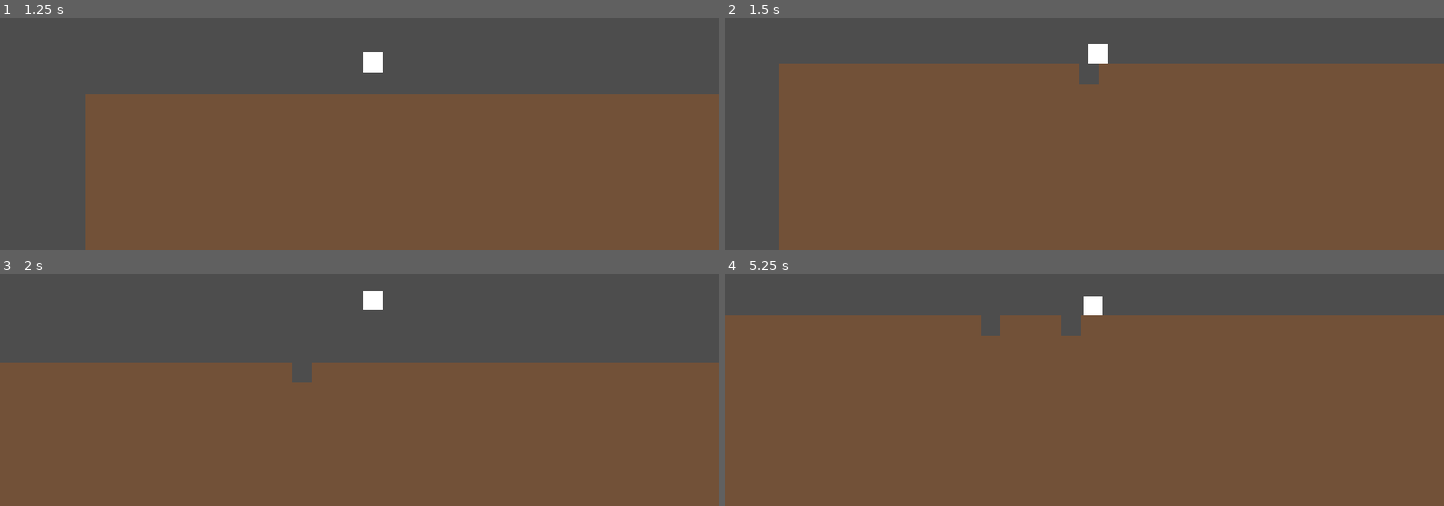
Above: before the commit, frames 1-4 (two rows, left to right).
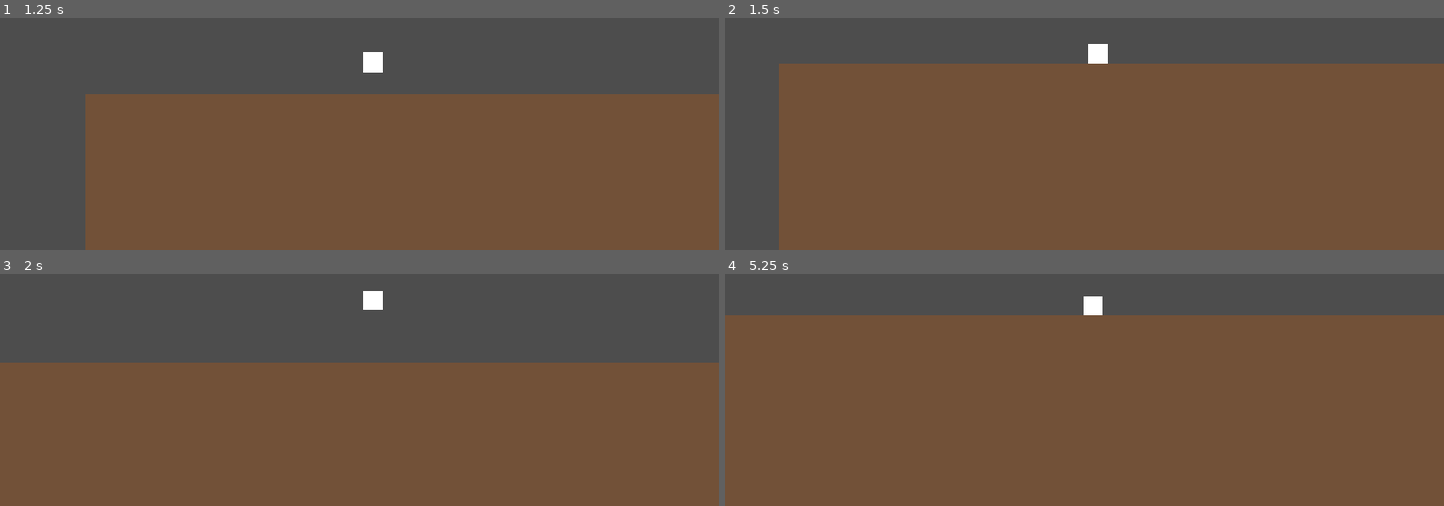
Above: after the commit, the same moments.

Repository: jmpanackal/Crater
Game: Godot game, scene res://main.tscn
The game is run twice, just before and just after one commit, with the same random seed, the same clock (stepped at 60 frames per second) and the same inputs.
Inputs:
- Up to frame 1 (1.25 s): tap Enter (ui_accept) at 0.5, 0.77, 1.07 s; hold Right (ui_right) from 0.53 s (still down); tap R (dig, bound only after the commit) at 0.6 s; tap E (dig, bound only before the commit) at 0.8 s
- Up to frame 2 (1.5 s): keep holding Right (ui_right); tap E (dig, bound only before the commit) at 1.35 s
- Up to frame 3 (2 s): keep holding Right (ui_right); tap Enter (ui_accept) at 1.52, 1.55, 1.82 s
- Up to frame 4 (5.25 s): release Right (ui_right) at 2.03 s; hold Left (ui_left) 2.03-2.78 s; tap Enter (ui_accept) at 2.1, 3.02, 3.32, 3.77, 3.8, 4.07, 4.52, 4.82 s; tap R (dig, bound only after the commit) at 2.3, 2.85, 4.35 s; hold Right (ui_right) 2.78-4.28 s; tap E (dig, bound only before the commit) at 3.05, 3.6, 5.1 s; hold Left (ui_left) 4.28-5.03 s; hold Right (ui_right) from 5.03 s (still down)

Frame 1 is identical in both runs. In frame 2, 0.2% of the frame differs, in the area x 49-52%, y 19-29%; in frame 3, 0.2%; in frame 4, 0.5%, in the area x 35-50%, y 17-27%.

Commit message:
Support four-direction digging aimed with WASD/arrows on R.
Routes all cardinal digs through TerrainLayer.dig_in_direction and remaps dig to R so up/down use the same path as left/right.

Co-authored-by: Cursor <cursoragent@cursor.com>

Diff:
--- a/player.gd
+++ b/player.gd
@@ -1,7 +1,7 @@
 extends CharacterBody2D
 ## Placeholder player controller.
-## Movement is simple for now; digging is the important seed system —
-## direction is always a Vector2i so up/down expeditions can reuse the same path.
+## Digging aims in four cardinal directions through TerrainLayer.dig_in_direction —
+## never hardcoded per-axis removal, so up/down expeditions reuse the same call.
 
 const SPEED := 200.0
 const JUMP_VELOCITY := -400.0
@@ -9,8 +9,8 @@
 
 @export var terrain: TerrainLayer
 
-# Last horizontal facing (left/right). Used when dig is pressed with no aim keys.
-var _facing := Vector2i.RIGHT
+# Last dig/move aim (any cardinal). Used when R is pressed with no aim keys held.
+var _aim_dir := Vector2i.RIGHT
 
 
 func _ready() -> void:
@@ -22,52 +22,59 @@
 	if not is_on_floor():
 		velocity += get_gravity() * delta
 
-	# Space / ui_accept = jump (dig is a separate "dig" action on E).
+	# Space / ui_accept = jump (dig is the separate "dig" action on R).
 	if Input.is_action_just_pressed("ui_accept") and is_on_floor():
 		velocity.y = JUMP_VELOCITY
 
-	var direction := 0.0
+	var move_x := 0.0
 	if Input.is_action_pressed("ui_left") or Input.is_physical_key_pressed(KEY_A):
-		direction -= 1.0
+		move_x -= 1.0
 	if Input.is_action_pressed("ui_right") or Input.is_physical_key_pressed(KEY_D):
-		direction += 1.0
+		move_x += 1.0
 
-	if direction != 0.0:
-		_facing = Vector2i.RIGHT if direction > 0.0 else Vector2i.LEFT
+	# Update aim from held keys (WASD / arrows). Vertical can aim without flying.
+	var held_aim := _read_held_aim()
+	if held_aim != Vector2i.ZERO:
+		_aim_dir = held_aim
+	elif move_x != 0.0:
+		_aim_dir = Vector2i.RIGHT if move_x > 0.0 else Vector2i.LEFT
 
-	velocity.x = direction * SPEED
+	velocity.x = move_x * SPEED
 	move_and_slide()
 
 	if Input.is_action_just_pressed("dig"):
 		_try_dig()
 
 
-## Dig one adjacent tile. Aim with WASD / arrows; otherwise use facing.
-## Up and down are first-class directions (same dig call as left/right).
+## Dig one adjacent tile in the current aim direction (held keys, else last aim).
 func _try_dig() -> void:
 	if terrain == null:
 		return
 
-	var dig_dir := _resolve_dig_direction()
+	var dig_dir := _read_held_aim()
+	if dig_dir == Vector2i.ZERO:
+		dig_dir = _aim_dir
+
 	var origin := global_position + Vector2(TILE * 0.5, TILE * 0.5)
-	var target_cell := terrain.world_to_cell(origin + Vector2(dig_dir) * TILE)
-
-	# Flat ground: left/right often aims at empty air — fall back to digging down.
-	if not terrain.has_tile(target_cell) and dig_dir.y == 0:
-		dig_dir = Vector2i.DOWN
-		target_cell = terrain.world_to_cell(origin + Vector2(dig_dir) * TILE)
-
-	terrain.destroy_cell(target_cell)
+	terrain.dig_in_direction(origin, dig_dir)
 
 
-## Prefer explicit aim (including up/down), else last left/right facing.
-func _resolve_dig_direction() -> Vector2i:
+## Current aim from WASD / arrows. Vertical wins over horizontal if both held
+## so "hold W + R" digs up even while also nudging left/right.
+func _read_held_aim() -> Vector2i:
+	var aim := Vector2i.ZERO
+
+	if Input.is_action_pressed("ui_left") or Input.is_physical_key_pressed(KEY_A):
+		aim.x -= 1
+	if Input.is_action_pressed("ui_right") or Input.is_physical_key_pressed(KEY_D):
+		aim.x += 1
+	if Input.is_action_pressed("ui_up") or Input.is_physical_key_pressed(KEY_W):
+		aim.y -= 1
 	if Input.is_action_pressed("ui_down") or Input.is_physical_key_pressed(KEY_S):
-		return Vector2i.DOWN
-	if Input.is_action_pressed("ui_up") or Input.is_physical_key_pressed(KEY_W):
-		return Vector2i.UP
-	if Input.is_action_pressed("ui_left") or Input.is_physical_key_pressed(KEY_A):
-		return Vector2i.LEFT
-	if Input.is_action_pressed("ui_right") or Input.is_physical_key_pressed(KEY_D):
-		return Vector2i.RIGHT
-	return _facing
+		aim.y += 1
+
+	if aim.y != 0:
+		return Vector2i(0, signi(aim.y))
+	if aim.x != 0:
+		return Vector2i(signi(aim.x), 0)
+	return Vector2i.ZERO
--- a/project.godot
+++ b/project.godot
@@ -24,7 +24,7 @@
 
 dig={
 "deadzone": 0.5,
-"events": [Object(InputEventKey,"resource_local_to_scene":fa …(140 unchanged characters)… d":false,"keycode":0,"physical_keycode":69,"key_label":0,"unicode":101,"location":0,"echo":false,"script":null)
+"events": [Object(InputEventKey,"resource_local_to_scene":fa …(140 unchanged characters)… d":false,"keycode":0,"physical_keycode":82,"key_label":0,"unicode":114,"location":0,"echo":false,"script":null)
 ]
 }
 
--- a/terrain.gd
+++ b/terrain.gd
@@ -77,3 +77,25 @@
 ## Convert a world-space point to a map cell on this layer.
 func world_to_cell(world_pos: Vector2) -> Vector2i:
 	return local_to_map(to_local(world_pos))
+
+
+## Dig the tile adjacent to a world-space origin in a cardinal direction.
+## `direction` should be one of: LEFT, RIGHT, UP, DOWN (Vector2i).
+## Same path for every direction — up/down fiction layers can wrap this later.
+func dig_in_direction(origin_world: Vector2, direction: Vector2i) -> bool:
+	var cardinal := _to_cardinal(direction)
+	if cardinal == Vector2i.ZERO:
+		return false
+
+	var target_world := origin_world + Vector2(cardinal) * float(TILE_SIZE)
+	return destroy_cell(world_to_cell(target_world))
+
+
+## Collapse any Vector2i into a single cardinal dig direction (no diagonals yet).
+## Vertical aim wins if both axes are set, so W/S clearly dig up/down while moving.
+func _to_cardinal(direction: Vector2i) -> Vector2i:
+	if direction.y != 0:
+		return Vector2i(0, signi(direction.y))
+	if direction.x != 0:
+		return Vector2i(signi(direction.x), 0)
+	return Vector2i.ZERO
--- /dev/null
+++ b/tests/test_dig_directions.gd
@@ -0,0 +1,52 @@
+extends SceneTree
+## Headless check: dig_in_direction removes the correct adjacent tile for all 4 cardinals.
+
+
+func _init() -> void:
+	var terrain := TerrainLayer.new()
+	root.add_child(terrain)
+	# Run after TerrainLayer._ready has built the tileset.
+	call_deferred("_run_tests", terrain)
+
+
+func _run_tests(terrain: TerrainLayer) -> void:
+	terrain.clear()
+
+	var center := Vector2i(10, 10)
+	var neighbors := {
+		Vector2i.LEFT: center + Vector2i.LEFT,
+		Vector2i.RIGHT: center + Vector2i.RIGHT,
+		Vector2i.UP: center + Vector2i.UP,
+		Vector2i.DOWN: center + Vector2i.DOWN,
+	}
+
+	var origin_world := terrain.to_global(terrain.map_to_local(center))
+	var failed := false
+
+	for dig_dir in neighbors.keys():
+		for cell in neighbors.values():
+			terrain.set_cell(cell, 0, TerrainLayer.PLACEHOLDER_ATLAS)
+
+		var ok := terrain.dig_in_direction(origin_world, dig_dir)
+		var target: Vector2i = neighbors[dig_dir]
+		if not ok or terrain.has_tile(target):
+			push_error("FAIL dig %s — expected tile at %s removed" % [dig_dir, target])
+			failed = true
+			continue
+
+		for other_dir in neighbors.keys():
+			if other_dir == dig_dir:
+				continue
+			var other: Vector2i = neighbors[other_dir]
+			if not terrain.has_tile(other):
+				push_error("FAIL dig %s — wrongly removed %s tile at %s" % [dig_dir, other_dir, other])
+				failed = true
+
+		print("PASS dig ", dig_dir, " -> removed ", target)
+
+	if failed:
+		push_error("DIG_DIRECTION_TESTS_FAILED")
+		quit(1)
+	else:
+		print("DIG_DIRECTION_TESTS_PASSED")
+		quit(0)
Not shown, changed: CONTEXT.md
